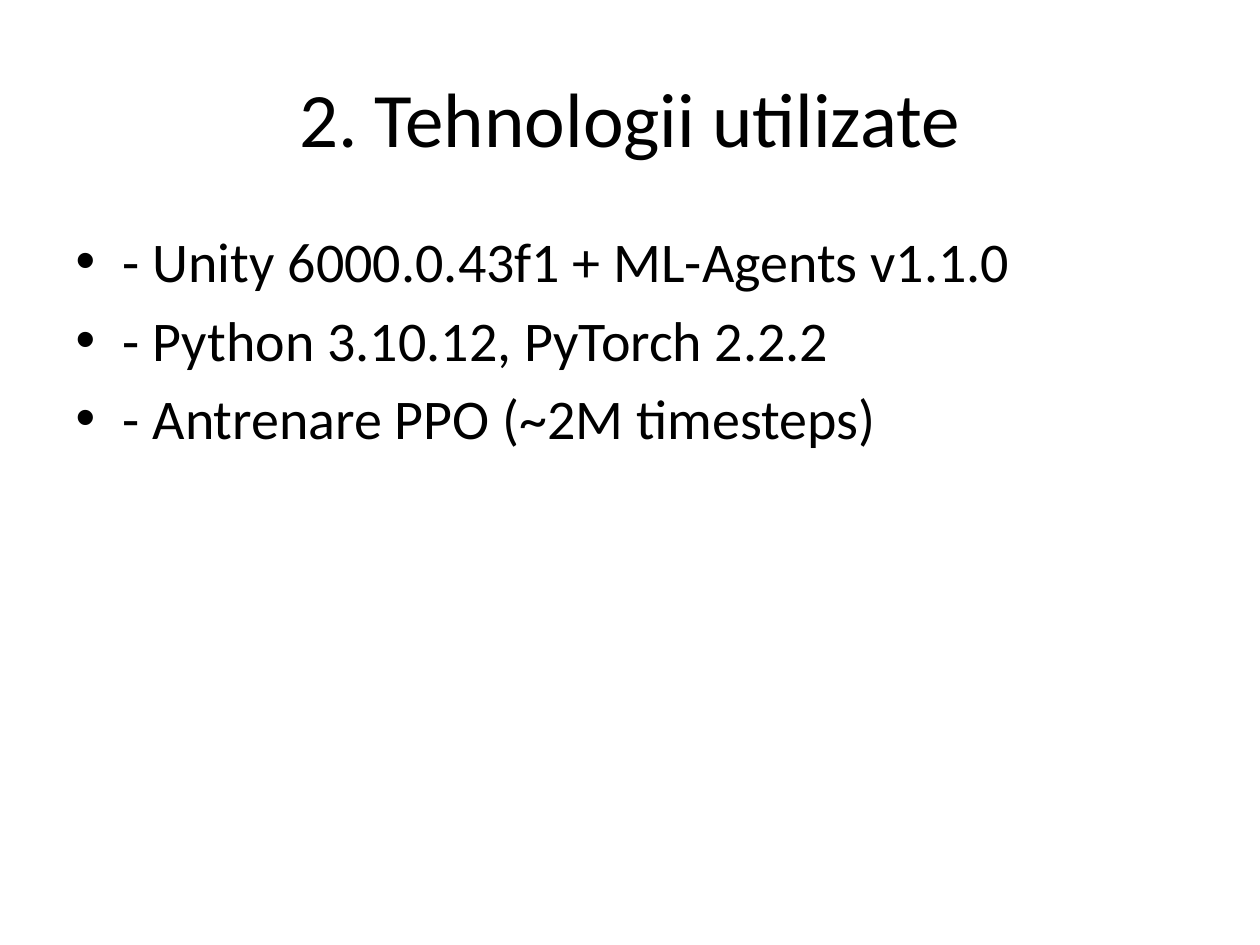
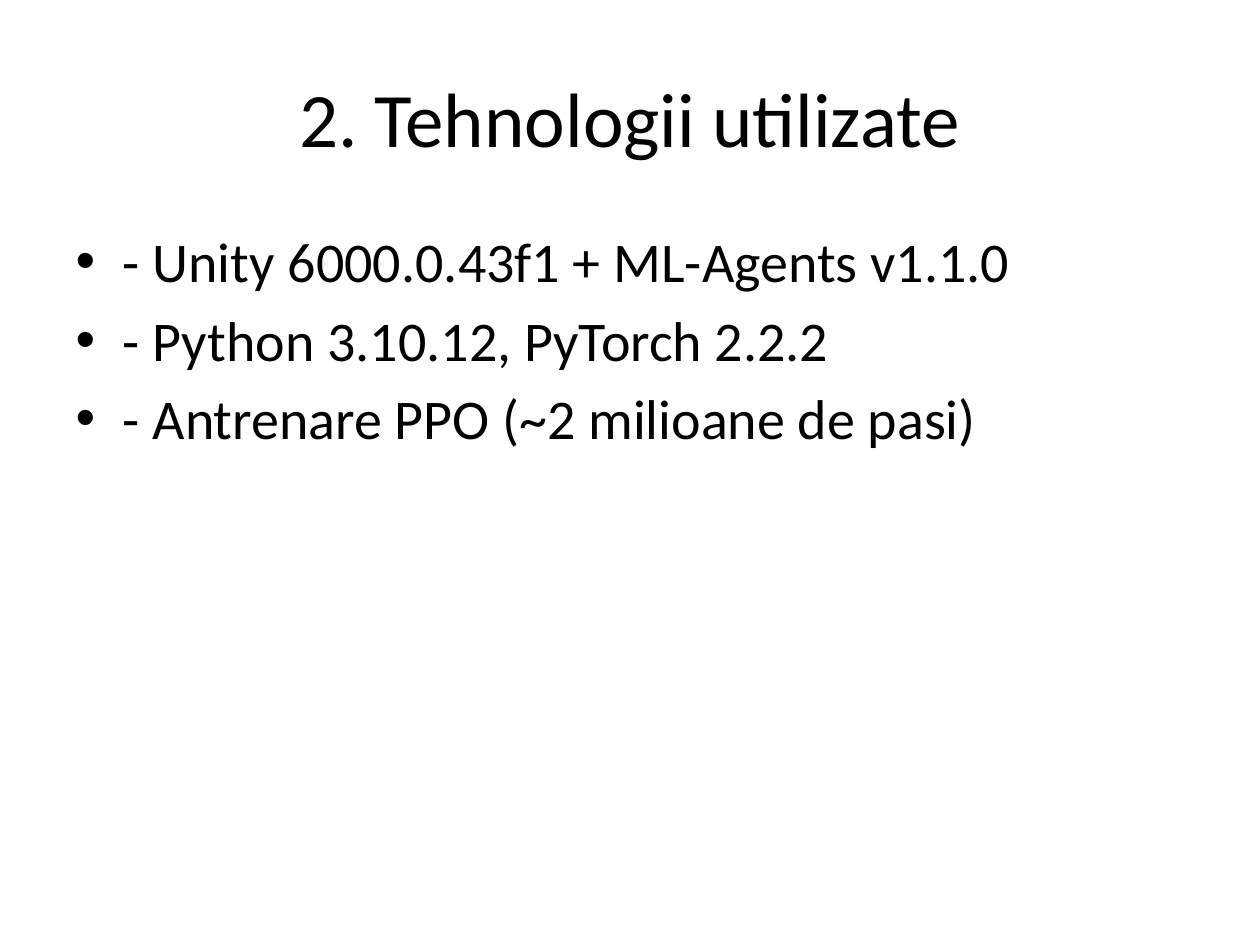
Before and after one commit to teodor-birsan/ai-project, a slide deck: slide 3 of Presentation/Prezentare_Proiect_MLAgents.pptx. Drawn at 1260x945 pixels with LibreOffice and Linux fonts; fonts in the diff are those of the drawing. Boxes give left, top, right and bottom in pixels: in the first picture for what was removed or moved away, otherwise in the second. Text is boxed around its words. In the diff, an @@ line names an element or a change of style, - is before the commit and + after.

```diff
--- a/Presentation/Prezentare_Proiect_MLAgents.pptx
+++ b/Presentation/Prezentare_Proiect_MLAgents.pptx
@@ text at (x1=153, y1=398, x2=976, y2=448): text changed @@
-• - Antrenare PPO (~2M timesteps)
+• - Antrenare PPO (~2 milioane de pasi)
```
Also in this commit, not shown: 2 other files.
